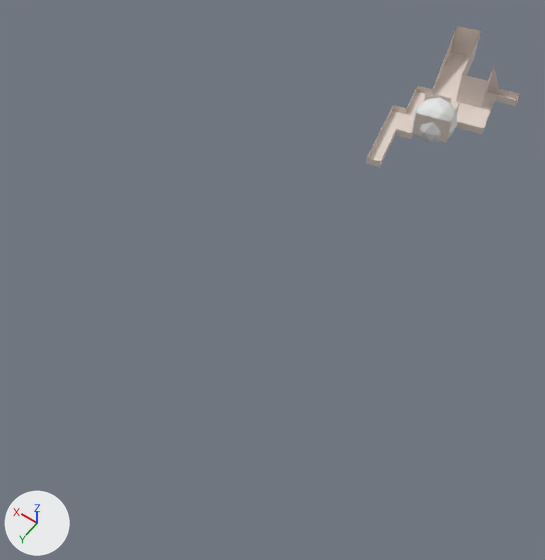
The Blender file assets/blender/staticScene.blend: old version first, new version second.
Camera for both pictures: a 50 mm lens placed at (-82.5, 233.3, 170.6), pointed at (-0.9, 119.0, -9.1). Arrows for +X, +Y and +Z are at lower left; the lights stay in place.
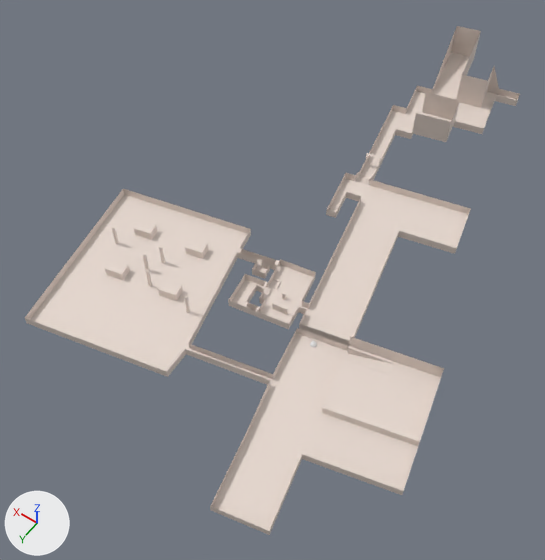
The change in detail:
me_scene is used by ob_cube; location (0.0, 0.0, 0.0).
Verts and faces of me_scene; kept vertices keep their numbers, new ones are numbered from 55.
Before the commit, vertices of me_scene: 9 (-14.0, 35.8, 2.5), 48 (-16.7, 35.0, 2.5), 50 (-14.0, 35.8, 11.1) at pixel (451, 98), 53 (-16.7, 35.0, 11.1) at pixel (460, 100).
me_scene had 55 vertices, 39 faces and spanned x -29.3..4.5, y -4.1..67.9, z 0.0..11.4.
me_scene now has 382 vertices, 295 faces, 1 loose edge and spans x -67.2..50.3, y -4.1..188.9, z -3.8..11.4.
me_scene part 1: a new loose piece, a box spanning x 22.36..23.07, y 139.27..139.98, z -3.77..9.82, in mat_material (white #e7d9d0).
me_scene part 2: a new loose piece, a box spanning x 24.36..25.07, y 144.03..144.74, z -3.77..9.82, in mat_material (white #e7d9d0).
me_scene part 3: a new loose piece, a box spanning x 19.89..20.6, y 147.83..148.54, z -3.77..9.82, in mat_material (white #e7d9d0).
me_scene part 4: a new loose piece, a box spanning x 38.17..38.88, y 141.62..142.33, z -3.77..9.82, in mat_material (white #e7d9d0).
me_scene part 5: a new loose piece, a box spanning x 5.56..6.27, y 148.6..149.31, z -3.77..9.82, in mat_material (white #e7d9d0).
me_scene part 6: a new loose piece of 16 vertices spanning x -9.4..-6.1, y 125.5..128.9, z 2.7..3.4, in mat_material (white #e7d9d0).
Part 7, on me_scene:
Vertex 48 moves to (-16.7, 35.2, 2.5), pixel (454, 120).
Vertex 53 moves to (-16.7, 35.2, 11.1), pixel (459, 100).
New faces: (9, 48, 53, 50).
Part 8, on me_scene:
1 face is deleted.
148 vertices are added at x -67.2..50.3, y 66.9..188.9, z 0.0..10.0.
94 new vertices lie (0.0, 0.0, 2.5) away from vertices in x -67.2..50.3, y 68.0..185.7, z 0.0..3.0.
16 new vertices lie (0.0, 0.0, 5.5) away from vertices in x 10.7..37.5, y 128.4..152.4, z 0.3.
8 new vertices lie (0.0, 0.0, 2.9) away from vertices in x -16.5..-12.1, y 129.6..135.0, z 2.6.
5 new vertices lie (0.0, 0.0, 4.4) away from vertices in x -64.3..-60.1, y 129.0..147.6, z 5.5.
1 loose edge is added.
212 new faces join them.
Object 'Icosphere' (ob_icosphere) moves from (-12.0, 41.7, 5.0) to (-27.7, 138.0, 3.1).
Object 'Icosphere' (ob_icosphere) is rescaled from (7.59, 7.59, 7.59) to (0.914, 0.914, 0.914).

Where the change shows, as pixel boxes [x1, y1, x2, y2] in the pictures (545 x 560 px):
'Cube', reshaped (220% wider, 259% taller): before [366, 26, 520, 167]; after [25, 26, 520, 535]
'Icosphere', moved, rescaled: before [412, 97, 457, 143]; after [310, 341, 317, 347]
part 1 of me_scene, added: after [159, 246, 165, 264]
part 2 of me_scene, added: after [142, 253, 149, 270]
part 3 of me_scene, added: after [145, 269, 152, 287]
part 4 of me_scene, added: after [112, 226, 119, 244]
part 5 of me_scene, added: after [184, 296, 190, 313]
part 6 of me_scene, added: after [272, 277, 282, 290]
part 7 of me_scene, built on: before [446, 102, 460, 142]; after [421, 99, 460, 142]
part 8 of me_scene, built on: before [366, 158, 380, 167]; after [25, 153, 471, 535]
